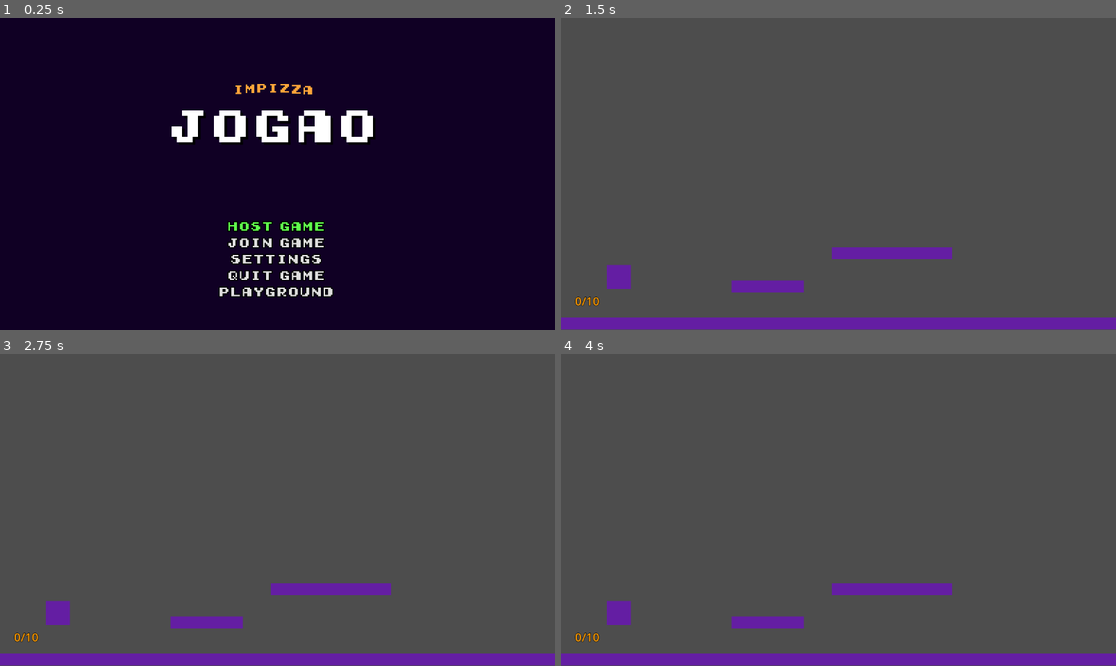
Above: before the commit, frames 1-4 (two rows, left to right).
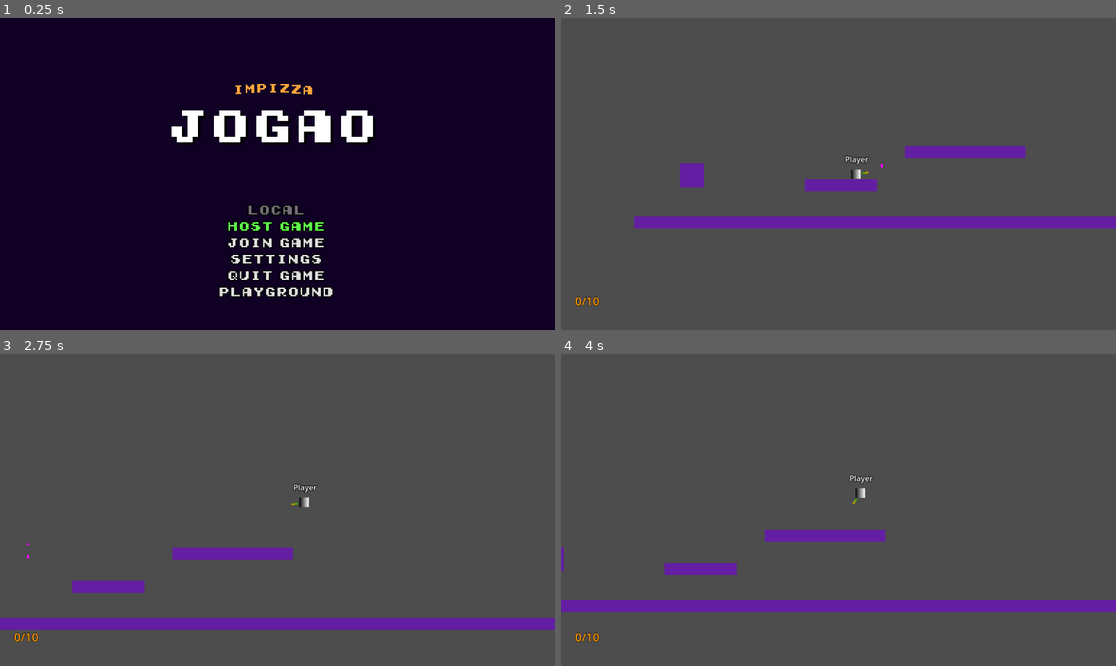
Above: after the commit, the same moments.

Repository: impizza-gg/gunimals
Game: Godot game, scene res://scenes/main_scene.tscn
Same seed, same stepped clock (60 frames per second), same inputs: the game is played once before the commit and once after it.
Inputs (mouse positions are in pixels of both pictures, inside the frame that each line leads up to):
- Up to frame 1 (0.25 s): no input
- Up to frame 2 (1.5 s): click "Playground" at 0.5 s; move the mouse to (960, 158) at 1.27 s; hold Right (move_right) from 1.28 s (still down); click (960, 158) at 1.35 s
- Up to frame 3 (2.75 s): keep holding Right (move_right); tap Space (jump) at 1.52, 2.27 s; move the mouse to (166, 525) at 2.02 s; click (166, 525) at 2.1 s
- Up to frame 4 (4 s): move the mouse to (894, 441) at 2.77 s; release Right (move_right) at 2.78 s; hold Left (move_left) 2.78-3.53 s; click (894, 441) at 2.85 s; move the mouse to (810, 572) at 3.52 s; hold Right (move_right) from 3.53 s (still down); click (810, 572) at 3.6 s; tap Space (jump) at 3.77 s

The runs differ from the first frame. In frame 1, 0.2% of the frame differs, in the area x 44-55%, y 59-64%; in frame 2, 11%, in the area x 0-100%, y 40-100%; in frame 3, 9.7%; in frame 4, 11%.
Error before the commit: Attempt to call function 'get_as_text' in base 'null instance' on a null instance. (res://menus/main_menu.gd:107)
Error after the commit: Attempt to call function 'get_as_text' in base 'null instance' on a null instance. (res://menus/main_menu.gd:108)

Commit message:
multiplayer gun controls + intro + assets

Diff:
--- a/menus/main_menu.gd
+++ b/menus/main_menu.gd
@@ -43,9 +43,10 @@
 
 func focus_button() -> void:
 	if ButtonsVBox:
-		var button: Button = ButtonsVBox.get_child(0)
-		if button is Button:
-			button.grab_focus()
+		for child in ButtonsVBox.get_children():
+			if child is Button and not child.disabled:
+				child.grab_focus()
+				break
 
 
 func _on_popup_host_button_pressed() -> void:
--- a/menus/main_menu.tscn
+++ b/menus/main_menu.tscn
@@ -87,14 +87,26 @@
 layout_mode = 2
 size_flags_vertical = 10
 
+[node name="LocalButton" type="Button" parent="MarginContainer/VBoxContainer/ButtonsVBox"]
+layout_mode = 2
+size_flags_horizontal = 4
+size_flags_vertical = 4
+focus_neighbor_top = NodePath("../PlaygroundButton")
+focus_neighbor_bottom = NodePath("../HostButton")
+focus_next = NodePath("../HostButton")
+focus_previous = NodePath("../PlaygroundButton")
+mouse_default_cursor_shape = 2
+disabled = true
+text = "Local"
+
 [node name="HostButton" type="Button" parent="MarginContainer/VBoxContainer/ButtonsVBox"]
 layout_mode = 2
 size_flags_horizontal = 4
 size_flags_vertical = 4
-focus_neighbor_top = NodePath("../QuitButton")
+focus_neighbor_top = NodePath("../LocalButton")
 focus_neighbor_bottom = NodePath("../JoinButton")
 focus_next = NodePath("../JoinButton")
-focus_previous = NodePath("../QuitButton")
+focus_previous = NodePath("../LocalButton")
 mouse_default_cursor_shape = 2
 text = "HOST GAME"
 
@@ -121,14 +133,18 @@
 size_flags_horizontal = 4
 size_flags_vertical = 4
 focus_neighbor_top = NodePath("../SettingsButton")
-focus_neighbor_bottom = NodePath("../HostButton")
-focus_next = NodePath("../HostButton")
+focus_neighbor_bottom = NodePath("../PlaygroundButton")
+focus_next = NodePath("../PlaygroundButton")
 focus_previous = NodePath("../SettingsButton")
 mouse_default_cursor_shape = 2
 text = "Quit Game"
 
 [node name="PlaygroundButton" type="Button" parent="MarginContainer/VBoxContainer/ButtonsVBox"]
 layout_mode = 2
+focus_neighbor_top = NodePath("../QuitButton")
+focus_neighbor_bottom = NodePath("../LocalButton")
+focus_next = NodePath("../LocalButton")
+focus_previous = NodePath("../QuitButton")
 mouse_default_cursor_shape = 2
 text = "Playground"
 
--- a/scenes/GameContainer.gd
+++ b/scenes/GameContainer.gd
@@ -1,5 +1,6 @@
 extends Node
 
+@onready var MainMenu := %MainMenu
 @onready var WaitingRoom := %WaitingRoom
 @onready var PlaygroundScene := preload("res://levels/playground/playground.tscn")
 @onready var PlayerScene := preload("res://scenes/player/player.tscn")
@@ -16,7 +17,7 @@
 func playerSpawnFunction(player_data: Dictionary) -> Node:
 	var player := PlayerScene.instantiate()
 	player.name = str(player_data.id) # nome do nodo
-	player.player_name = player_data.name
+	player.player_name = player_data.player_name
 	player.position = Vector2(400, 500) + player_data.counter * Vector2(700, 0)
 	return player
 
@@ -47,3 +48,16 @@
 @rpc("authority", "call_local")
 func game_started_all() -> void:
 	WaitingRoom.hide()
+
+
+func _on_main_menu_start_playground() -> void:
+	# não funciona se abrir depois de abrir uma conexão multiplayer
+	# TODO: lidar com controles locais e online
+	var playground := PlaygroundScene.instantiate()
+	MainMenu.hide()
+	add_child(playground)
+	PlayerSpawner.spawn({
+		"player_name": "Player",
+		"id": 1,
+		"counter": 0
+	})
--- a/scenes/guns/shotgun/shotgun.tscn
+++ b/scenes/guns/shotgun/shotgun.tscn
@@ -1,7 +1,7 @@
 [gd_scene load_steps=5 format=3 uid="uid://dwafu68v6v4ll"]
 
 [ext_resource type="Script" path="res://scenes/guns/shotgun/shotgun.gd" id="1_m0kal"]
-[ext_resource type="AudioStream" uid="uid://dx7feyv1wg8lr" path="res://assets/sounds/pew.mp3" id="2_i3gsd"]
+[ext_resource type="AudioStream" uid="uid://by3mds4fkbad0" path="res://assets/sounds/bullet_sound.wav" id="2_45s0f"]
 
 [sub_resource type="Gradient" id="Gradient_vtrla"]
 colors = PackedColorArray(0.174492, 0.64247, 5.77569e-07, 1, 0.806193, 0.601317, 0, 1)
@@ -19,5 +19,5 @@
 texture = SubResource("GradientTexture2D_n1kyy")
 
 [node name="AudioStreamPlayer" type="AudioStreamPlayer" parent="."]
-stream = ExtResource("2_i3gsd")
-volume_db = -14.529
+stream = ExtResource("2_45s0f")
+volume_db = -20.0
--- /dev/null
+++ b/scenes/intro/Intro.gd
@@ -0,0 +1,14 @@
+extends Control
+
+func _ready() -> void:
+	Input.set_mouse_mode(Input.MOUSE_MODE_HIDDEN)
+	$AnimationPlayer.play("Fade_In")
+
+	var tree := get_tree()
+	var main_scene = load("res://scenes/main_scene.tscn")
+	await tree.create_timer(4).timeout
+
+	$AnimationPlayer.play("Fade_Out")
+	await tree.create_timer(3).timeout
+	tree.change_scene_to_packed(main_scene)
+	Input.set_mouse_mode(Input.MOUSE_MODE_VISIBLE)
--- /dev/null
+++ b/scenes/intro/intro.tscn
@@ -0,0 +1,95 @@
+[gd_scene load_steps=7 format=3 uid="uid://cfb568775ud8w"]
+
+[ext_resource type="Script" path="res://scenes/intro/Intro.gd" id="1_g6e57"]
+[ext_resource type="Texture2D" uid="uid://nkyh2rwfushh" path="res://scenes/intro/pizza.png" id="2_coron"]
+
+[sub_resource type="Animation" id="Animation_qksq8"]
+resource_name = "Fade_In"
+length = 3.0
+tracks/0/type = "value"
+tracks/0/imported = false
+tracks/0/enabled = true
+tracks/0/path = NodePath("Fadeout:color")
+tracks/0/interp = 1
+tracks/0/loop_wrap = true
+tracks/0/keys = {
+"times": PackedFloat32Array(1, 3),
+"transitions": PackedFloat32Array(1, 1),
+"update": 0,
+"values": [Color(0, 0, 0, 1), Color(0, 0, 0, 0)]
+}
+
+[sub_resource type="Animation" id="Animation_w1sxn"]
+resource_name = "Fade_Out"
+length = 3.0
+tracks/0/type = "value"
+tracks/0/imported = false
+tracks/0/enabled = true
+tracks/0/path = NodePath("Fadeout:color")
+tracks/0/interp = 1
+tracks/0/loop_wrap = true
+tracks/0/keys = {
+"times": PackedFloat32Array(0, 2),
+"transitions": PackedFloat32Array(1, 1),
+"update": 0,
+"values": [Color(0, 0, 0, 0), Color(0, 0, 0, 1)]
+}
+
+[sub_resource type="Animation" id="Animation_1yl06"]
+length = 0.001
+tracks/0/type = "value"
+tracks/0/imported = false
+tracks/0/enabled = true
+tracks/0/path = NodePath("Fadeout:color")
+tracks/0/interp = 1
+tracks/0/loop_wrap = true
+tracks/0/keys = {
+"times": PackedFloat32Array(0),
+"transitions": PackedFloat32Array(1),
+"update": 0,
+"values": [Color(0, 0, 0, 1)]
+}
+
+[sub_resource type="AnimationLibrary" id="AnimationLibrary_3518c"]
+_data = {
+"Fade_In": SubResource("Animation_qksq8"),
+"Fade_Out": SubResource("Animation_w1sxn"),
+"RESET": SubResource("Animation_1yl06")
+}
+
+[node name="Intro" type="Control"]
+layout_mode = 3
+anchors_preset = 15
+anchor_right = 1.0
+anchor_bottom = 1.0
+grow_horizontal = 2
+grow_vertical = 2
+script = ExtResource("1_g6e57")
+
+[node name="Background" type="ColorRect" parent="."]
+layout_mode = 1
+anchors_preset = 15
+anchor_right = 1.0
+anchor_bottom = 1.0
+grow_horizontal = 2
+grow_vertical = 2
+color = Color(0, 0, 0, 1)
+
+[node name="Sprite2D" type="Sprite2D" parent="."]
+position = Vector2(563, 318)
+scale = Vector2(0.5, 0.5)
+texture = ExtResource("2_coron")
+
+[node name="Fadeout" type="ColorRect" parent="."]
+layout_mode = 1
+anchors_preset = 15
+anchor_right = 1.0
+anchor_bottom = 1.0
+grow_horizontal = 2
+grow_vertical = 2
+color = Color(0, 0, 0, 1)
+
+[node name="AnimationPlayer" type="AnimationPlayer" parent="."]
+libraries = {
+"": SubResource("AnimationLibrary_3518c")
+}
--- a/scenes/main_scene.tscn
+++ b/scenes/main_scene.tscn
@@ -64,7 +64,7 @@
 
 [connection signal="create_room" from="CanvasLayer/MainMenu" to="MultiplayerManager" method="_on_main_menu_create_room"]
 [connection signal="join_room" from="CanvasLayer/MainMenu" to="MultiplayerManager" method="_on_main_menu_join_room"]
-[connection signal="start_playground" from="CanvasLayer/MainMenu" to="." method="_on_main_menu_start_playground"]
+[connection signal="start_playground" from="CanvasLayer/MainMenu" to="GameContainer" method="_on_main_menu_start_playground"]
 [connection signal="leave_room" from="CanvasLayer/WaitingRoom" to="MultiplayerManager" method="_on_waiting_room_leave_room"]
 [connection signal="player_added" from="MultiplayerManager" to="CanvasLayer/WaitingRoom" method="_on_multiplayer_manager_player_added"]
 [connection signal="player_disconnected_signal" from="MultiplayerManager" to="CanvasLayer/WaitingRoom" method="_on_multiplayer_manager_player_disconnected_signal"]
--- a/scenes/player/GunManager.gd
+++ b/scenes/player/GunManager.gd
@@ -13,23 +13,30 @@
 		add_child(currentGun)
 
 
-func shoot_function(direction: Vector2) -> void:
-	#var bullet = currentGun.projectile.instantiate()
-	#bullet.position = currentGun.global_position
-	#bullet.rotation = currentGun.rotation
-	#bullet.direction = direction
-	#Player.get_parent().add_child(bullet)
+@rpc("any_peer", "call_remote")
+func shoot_function(gun_position: Vector2, gun_rotation: float, direction: Vector2) -> void:
+	if multiplayer.is_server():
+		rpc("spawn_bullets", gun_position, gun_rotation, direction)
 
-	var bulletList : Array[Node] = currentGun.shoot(currentGun.global_position, currentGun.rotation, direction)
+
+@rpc("any_peer", "call_local")
+func spawn_bullets(gun_position: Vector2, gun_rotation: float, direction: Vector2) -> void:
+	var bulletList : Array[Node] = currentGun.shoot(gun_position, gun_rotation, direction)
 	for bullet in bulletList:
 		add_child(bullet)
 
+
 func _process(_delta: float) -> void:
-	var gunRotation = currentGun.global_position.angle_to_point(get_global_mouse_position())
-	rotation = gunRotation
-	var direction = Vector2.from_angle(rotation)
 	#currentGun.look_at(get_global_mouse_position())
 	#var direction = Vector2.RIGHT.rotated(currentGun.rotation)
+	if is_multiplayer_authority():
+		var gunRotation = currentGun.global_position.angle_to_point(get_global_mouse_position())
+		var direction = Vector2.from_angle(rotation)
+		rotation = gunRotation
 
-	if Input.is_action_just_pressed("shoot"):
-		shoot_function(direction)
+		if Input.is_action_just_pressed("shoot"):
+			var gun_position := currentGun.global_position
+			if multiplayer.is_server():
+				shoot_function(gun_position, rotation, direction)
+			else:
+				rpc_id(1, "shoot_function", gun_position, rotation, direction)
--- a/scenes/player/player.tscn
+++ b/scenes/player/player.tscn
@@ -23,6 +23,9 @@
 properties/1/path = NodePath("Sprite2D:flip_h")
 properties/1/spawn = true
 properties/1/replication_mode = 2
+properties/2/path = NodePath("GunManager:rotation")
+properties/2/spawn = true
+properties/2/replication_mode = 1
 
 [node name="Player" type="CharacterBody2D"]
 script = ExtResource("1_x5utg")
--- a/scripts/MultiplayerManager.gd
+++ b/scripts/MultiplayerManager.gd
@@ -38,12 +38,12 @@
 # essa função é chamada pelos clients quando se conectam no server
 # usando rpc_id(1, ...)
 @rpc("any_peer", "call_remote")
-func add_player(id: int, playerName: String, admin := false):
-	print("Adding player: " + playerName + " id: " + str(id))
+func add_player(id: int, player_name: String, admin := false):
+	print("Adding player: " + player_name + " id: " + str(id))
 
-	player_added.emit(id, playerName, admin)
+	player_added.emit(id, player_name, admin)
 	connected_players[id] = {
-		"name": playerName,
+		"player_name": player_name,
 	}
 
 
--- a/scripts/main.gd
+++ b/scripts/main.gd
@@ -1,18 +1,11 @@
 extends Node2D
-
-@onready var MainMenu := %MainMenu
-var PlaygroundScene := preload("res://levels/playground/playground.tscn")
 
 var default_cursor := load("res://assets/cursors/cursor_default.png")
 var pointing_cursor := load("res://assets/cursors/cursor_select.png")
+var edit_cursor := load("res://assets/cursors/cursor_pen.png")
 
 func _ready() -> void:
 	# fazer por script dá mais opções de customização, nas settings só dá para setar o default
 	Input.set_custom_mouse_cursor(default_cursor)
 	Input.set_custom_mouse_cursor(pointing_cursor, Input.CURSOR_POINTING_HAND)
-
-
-func _on_main_menu_start_playground() -> void:
-	var playground := PlaygroundScene.instantiate()
-	MainMenu.hide()
-	add_child(playground)
+	Input.set_custom_mouse_cursor(edit_cursor, Input.CURSOR_IBEAM)
Renamed: assets/cursors/cursor_croshair.png -> assets/cursors/cursor_crosshair.png
Not shown, added: assets/cursors/cursor_crosshair.png.import
Binary file added: assets/cursors/cursor_pen.png
Not shown, added: assets/cursors/cursor_pen.png.import
Not shown, added: assets/sounds/UI_Cancel.mp3.import
Not shown, added: assets/sounds/UI_Confirm.mp3.import
Not shown, added: assets/sounds/UI_Exit.mp3.import
Not shown, added: assets/sounds/UI_MenuSelections.mp3.import
Not shown, added: assets/sounds/UI_OpenMenu.mp3.import
Not shown, removed: assets/sounds/pew.mp3.import
Binary file added: scenes/intro/pizza.png
Not shown, changed: scenes/intro/pizza.png.import
(and 7 more such lines)
